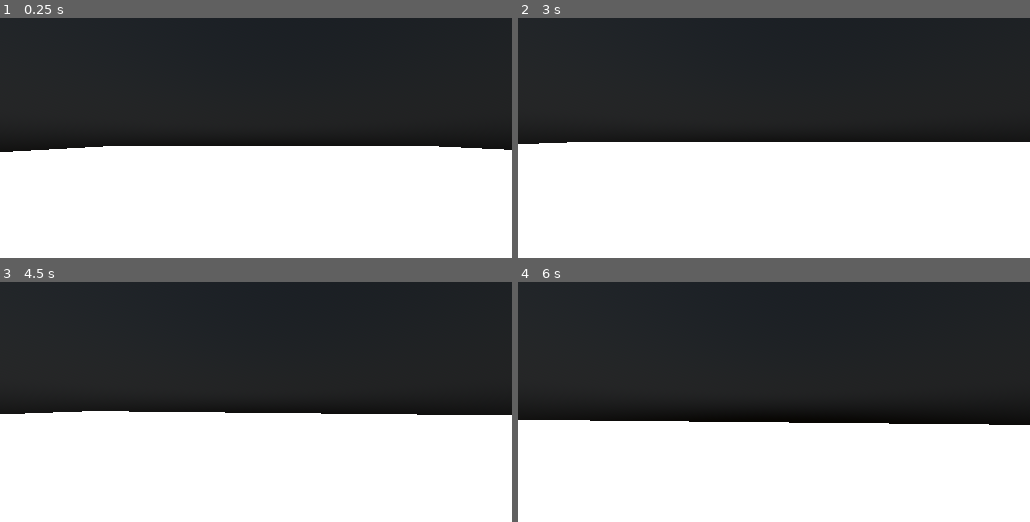
Above: before the commit, frames 1-4 (two rows, left to right).
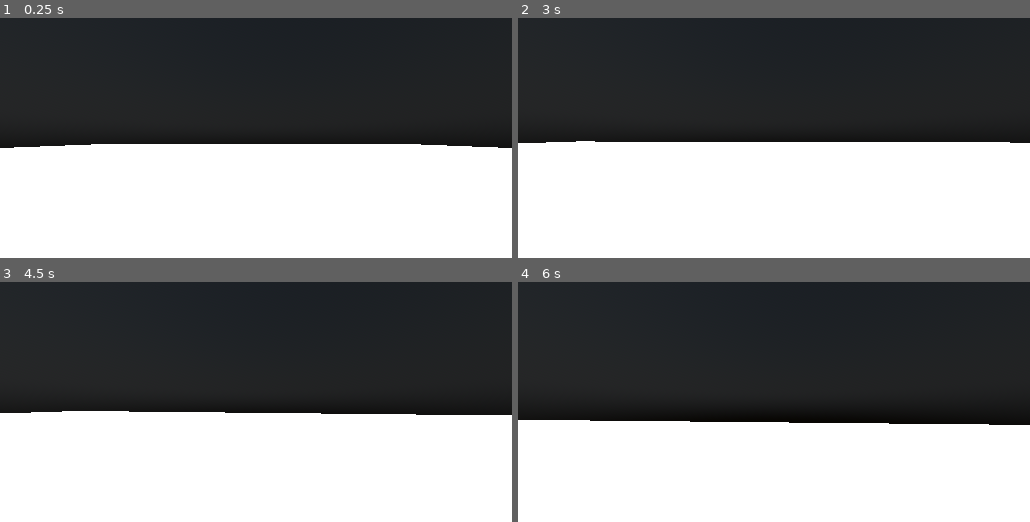
Above: after the commit, the same moments.

Repository: D7x8/Jame-Gam-28
Game: Godot game, scene res://scenes/main.tscn
Same seed, same stepped clock (60 frames per second), same inputs: the game is played once before the commit and once after it.
Inputs (mouse positions are in pixels of both pictures, inside the frame that each line leads up to):
- Up to frame 1 (0.25 s): no input
- Up to frame 2 (3 s): move the mouse to (799, 138) at 0.52 s; hold W (forward) from 0.53 s (still down); tap E (interact) at 0.6, 2.1 s; tap Space (jump) at 0.77, 1.52 s; move the mouse to (748, 138) at 1.27 s; tap Shift (sprint) at 1.35, 2.85 s; move the mouse to (784, 133) at 2.02 s; move the mouse to (768, 142) at 2.77 s
- Up to frame 3 (4.5 s): keep holding W (forward); tap Space (jump) at 3.02, 3.77 s; move the mouse to (291, 404) at 3.52 s; tap E (interact) at 3.6 s; tap Enter at 4.25 s; move the mouse to (215, 399) at 4.27 s; tap Shift (sprint) at 4.35 s
- Up to frame 4 (6 s): tap Space (jump) at 4.52, 5.75 s; move the mouse to (779, 402) at 5.02 s; tap E (interact) at 5.1 s; move the mouse to (753, 397) at 5.77 s; release W (forward) at 5.78 s; hold D (right) from 5.78 s (still down); tap Shift (sprint) at 5.85 s

The runs differ from the first frame. In frame 1, 0.9% of the frame differs, in the area x 0-100%, y 52-56%; in frame 2, less than 0.1%; in frame 3, less than 0.1%; in frame 4, less than 0.1%.

Commit message:
move player to center

Diff:
--- a/scenes/main.tscn
+++ b/scenes/main.tscn
@@ -28,7 +28,7 @@
 [node name="Main" type="Node3D"]
 
 [node name="Player" parent="." instance=ExtResource("1_oicmh")]
-transform = Transform3D(1, 0, 0, 0, 1, 0, 0, 0, 1, -4.49203, 2.25268, 0)
+transform = Transform3D(1, 0, 0, 0, 1, 0, 0, 0, 1, 0, 1.69256, 0)
 
 [node name="Ground" type="StaticBody3D" parent="."]
 metadata/_edit_group_ = true
